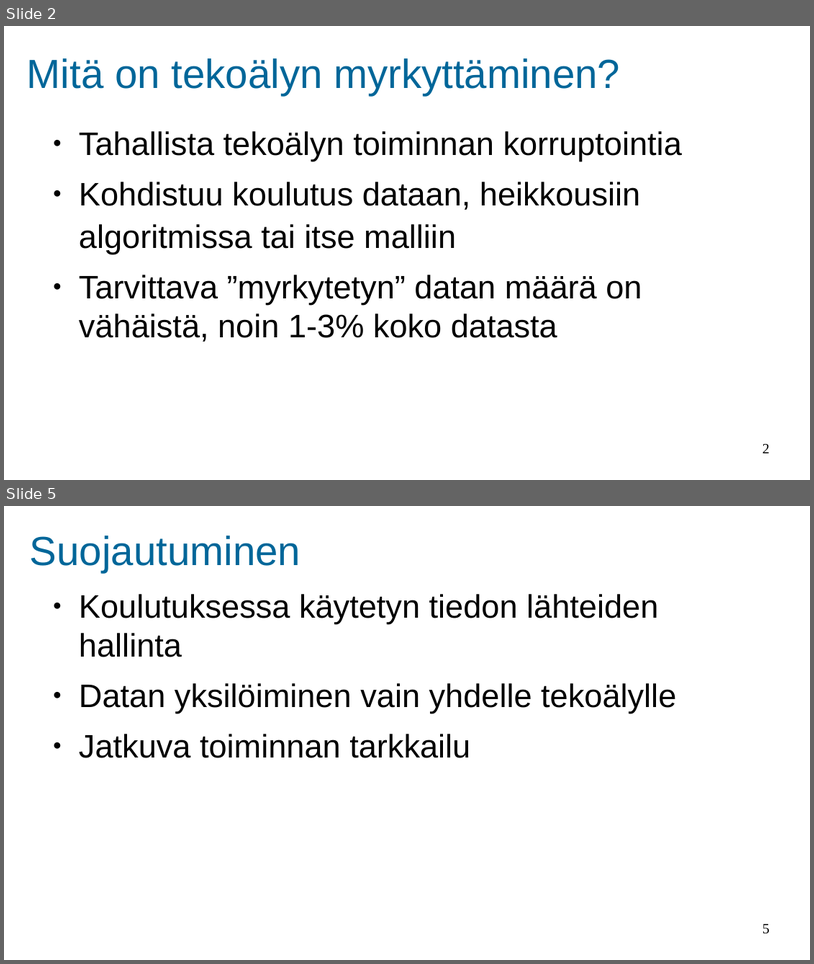
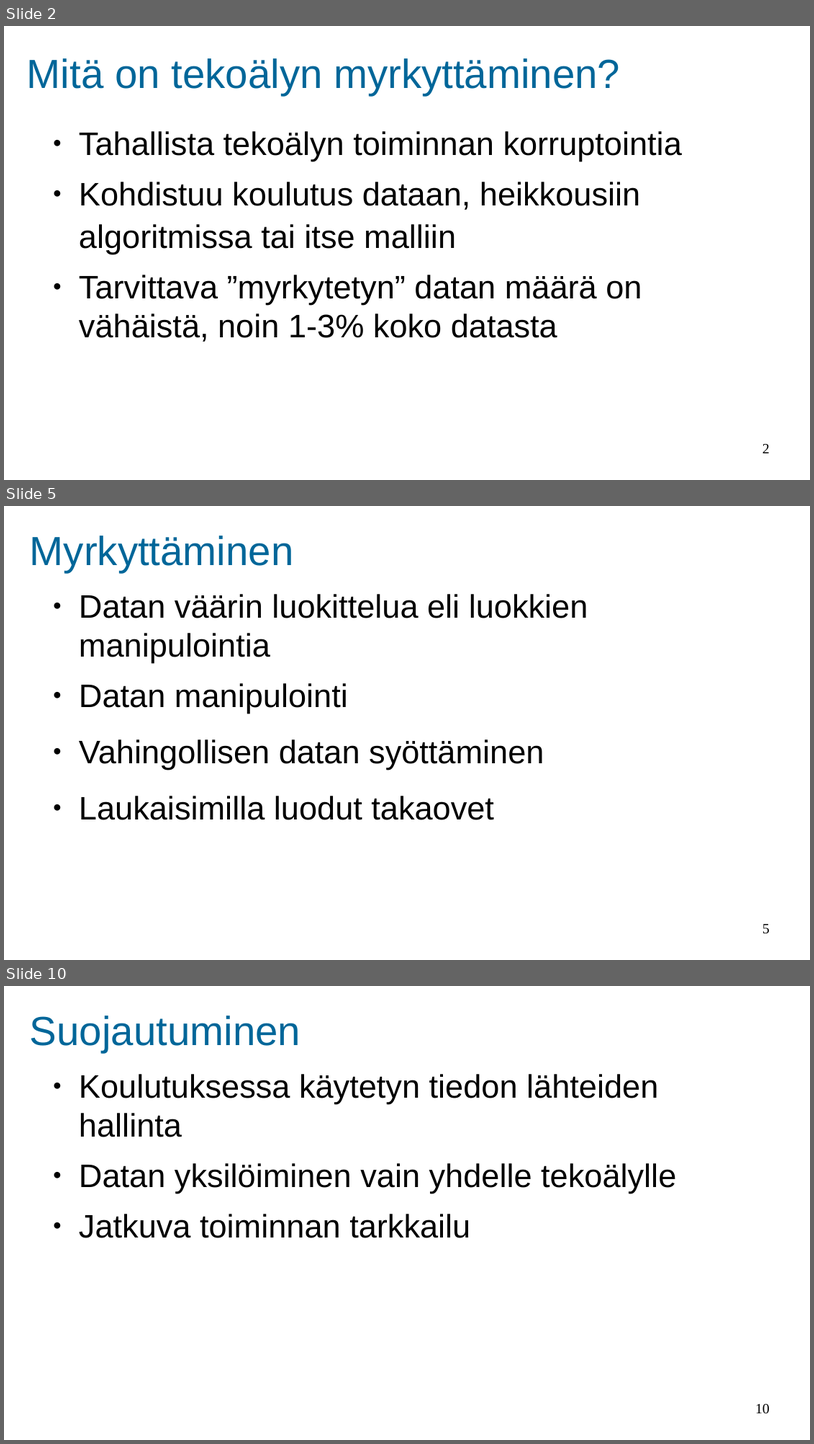
Before and after one commit to Akseli1236/AI-Poisoning, a slide deck: AI poisoning.odp. Shown one above the other, each under a label of ours: slides 2 and 5 before the commit, slides 2, 5 and 10 after it; the slides between them are not shown. The pictures are 814x964 and 814x1444 pixels, drawn with LibreOffice and Linux fonts; fonts in the diff are those of the drawing; background and template pictures are left out. Boxes give left, top, right and bottom in pixels: in the first picture for what was removed or moved away, otherwise in the second. Text is boxed around its words. In the diff, an @@ line names an element or a change of style, - is before the commit and + after.

```diff
--- a/AI poisoning.odp
+++ b/AI poisoning.odp
@@ slide 5 added at bbox=[4, 506, 810, 960], background #FFFFFF @@
@@ title added at bbox=[30, 536, 294, 572], 40 pt, text #006699 @@
+Myrkyttäminen
@@ text added at bbox=[79, 594, 589, 820], 32 pt, text #000000 @@
+● Datan väärin luokittelua eli luokkien manipulointia
+● Datan manipulointi
+● Vahingollisen datan syöttäminen
+● Laukaisimilla luodut takaovet
@@ page number added at bbox=[763, 924, 770, 934], 14 pt, text #000000 @@
+5
@@ what was slide 5 is now slide 10 @@
@@ page number at bbox=[756, 1404, 770, 1414]: text changed @@
-5
+10
```
Also in this commit, not shown: 3 slides changed, 4 other slides added, 1 other file.
